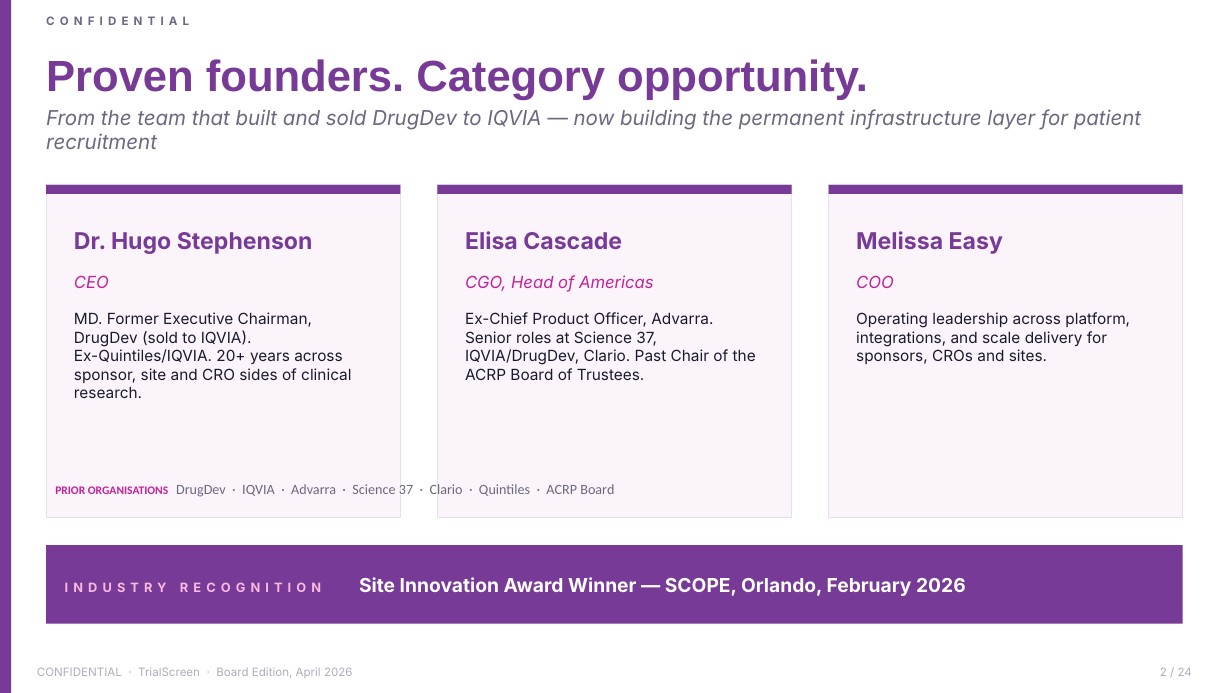
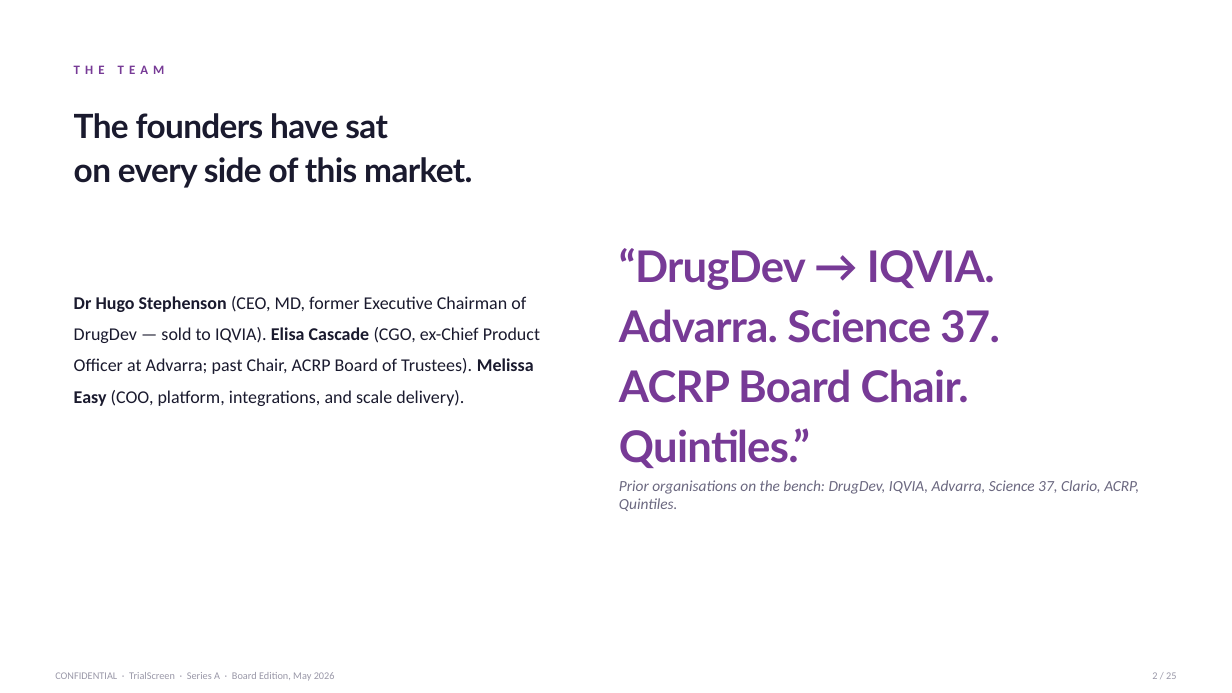
Before and after one commit to akamu47/trialscreen-board-pack, a slide deck: slide 2 of documents/TrialScreen_SeriesA_Deck.pptx. Drawn at 1232x693 pixels with LibreOffice and Linux fonts; fonts in the diff are those of the drawing. Boxes give left, top, right and bottom in pixels: in the first picture for what was removed or moved away, otherwise in the second. Text is boxed around its words. In the diff, an @@ line names an element or a change of style, - is before the commit and + after.

Commit message:
Series A deck v2 \u2014 editorial rebuild
Responding to Hugo's feedback that the v1 deck felt too grid-like, blocky,
and AI-generated. Content unchanged; layout fully reworked.

What changed:
- Every slide now has a distinct shape \u2014 no repeating 2x2 grids, no repeated magenta-stripe lilac cards, no numbered chevron strips, no bottom punchline bar.
- Typographic scale expanded (32pt prose titles to 72pt hero numbers) so titles vary with content weight, not template.
- Ten asymmetric layout shapes (A-J) distributed so no two consecutive slides share one.
- 5 rest-beat slides with \u226420 words of body. 3 slides are pure type on white.
- Tables stripped to thin neutral rules; no heavy purple header fills, no lilac alt rows.
- Cover and close remain dark; rest of the deck is white with disciplined purple + a single magenta inline emphasis per ~3 slides.
- CONFIDENTIAL kicker removed from content slides; kept only in the footer strip.

Previous v1 archived to documents/_archive/TrialScreen_SeriesA_Deck_v1.pptx.

```diff
--- a/documents/TrialScreen_SeriesA_Deck.pptx
+++ b/documents/TrialScreen_SeriesA_Deck.pptx
@@ rectangle removed at box(0, 0, 11, 693) @@
@@ text removed at box(46, 59, 868, 100) @@
-Proven founders. Category opportunity.
@@ text added at box(74, 65, 165, 74), 10 pt, text #773A96, bold @@
+THE TEAM
@@ text added at box(74, 113, 472, 188), 26 pt, text #1A1A2E, bold @@
+The founders have sat
+on every side of this market.
@@ rectangle removed at box(46, 185, 400, 518) @@
@@ rectangle removed at box(46, 185, 400, 194) @@
@@ rectangle removed at box(437, 185, 791, 518) @@
@@ rectangle removed at box(437, 185, 791, 194) @@
@@ rectangle removed at box(829, 185, 1183, 518) @@
@@ rectangle removed at box(829, 185, 1183, 194) @@
@@ text removed at box(74, 232, 313, 254) @@
-Dr. Hugo Stephenson
@@ text removed at box(465, 231, 622, 250) @@
-Elisa Cascade
@@ text removed at box(856, 231, 1003, 254) @@
-Melissa Easy
@@ text at box(619, 248, 1000, 468): text changed; size 16 to 34 pt; font Inter to Lato; text colour #6B6880 to #773A96; bold on; italic off @@
-From the team that built and sold DrugDev to IQVIA — now building the permanent infrastructure layer for patient recruitment
+“DrugDev → IQVIA. Advarra. Science 37.
+ACRP Board Chair. Quintiles.”
@@ text removed at box(74, 275, 109, 288) @@
-CEO
@@ text added at box(74, 296, 540, 406), 14 pt, text #1A1A2E @@
+Dr Hugo Stephenson (CEO, MD, former Executive Chairman of DrugDev — sold to IQVIA). Elisa Cascade (CGO, ex-Chief Product Officer at Advarra; past Chair, ACRP Board of Trustees). Melissa Easy (COO, platform, integrations, and scale delivery).
@@ text removed at box(465, 275, 654, 292) @@
-CGO, Head of Americas
@@ text removed at box(856, 275, 894, 288) @@
-COO
@@ text removed at box(74, 312, 351, 398) @@
-MD. Former Executive Chairman, DrugDev (sold to IQVIA). Ex-Quintiles/IQVIA. 20+ years across sponsor, site and CRO sides of clinical research.
@@ text removed at box(465, 312, 756, 380) @@
-Ex-Chief Product Officer, Advarra. Senior roles at Science 37, IQVIA/DrugDev, Clario. Past Chair of the ACRP Board of Trustees.
@@ text removed at box(856, 312, 1130, 364) @@
-Operating leadership across platform, integrations, and scale delivery for sponsors, CROs and sites.
@@ text at box(619, 480, 1139, 511): text changed; size 11 to 12 pt; italic on @@
-PRIOR ORGANISATIONS DrugDev · IQVIA · Advarra · Science 37 · Clario · Quintiles · ACRP Board
+Prior organisations on the bench: DrugDev, IQVIA, Advarra, Science 37, Clario, ACRP, Quintiles.
@@ rectangle removed at box(46, 545, 1183, 624) @@
@@ text removed at box(65, 577, 966, 596) @@
-INDUSTRY RECOGNITION Site Innovation Award Winner — SCOPE, Orlando, February 2026
@@ text removed at box(37, 668, 122, 676) @@
-CONFIDENTIAL
@@ text at box(55, 672, 335, 681): text changed; size 9 to 8 pt; font Inter to Calibri; text colour #B0ADBD to #9A98A8 @@
-CONFIDENTIAL · TrialScreen · Board Edition, April 2026
+CONFIDENTIAL · TrialScreen · Series A · Board Edition, May 2026
@@ text at box(1152, 672, 1176, 679): text changed; size 9 to 8 pt; font Inter to Calibri; text colour #B0ADBD to #9A98A8 @@
-2 / 24
+2 / 25
```
Also in this commit, not shown: 13 other slides changed, 11 slides added, 11 slides removed, 2 other files.
